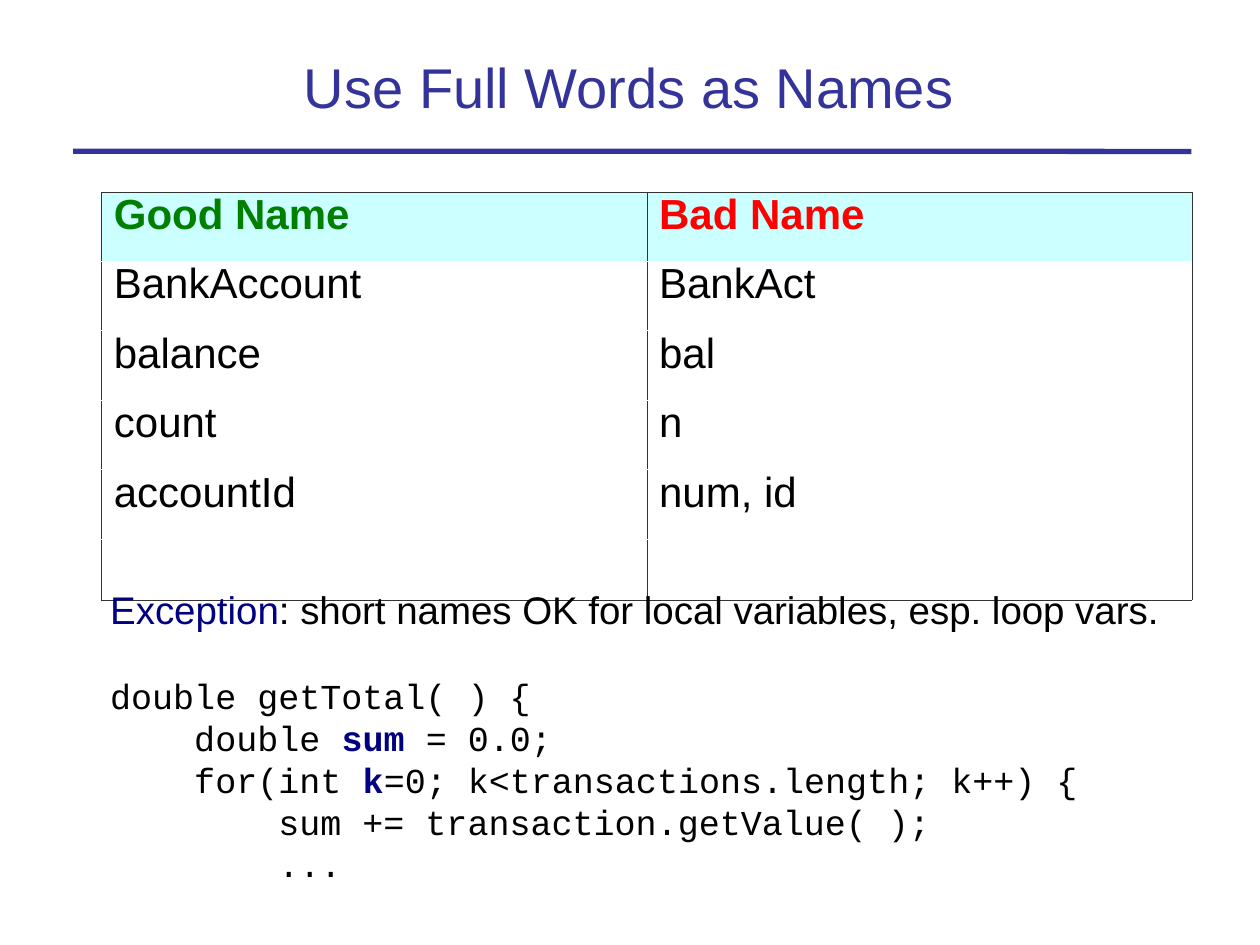
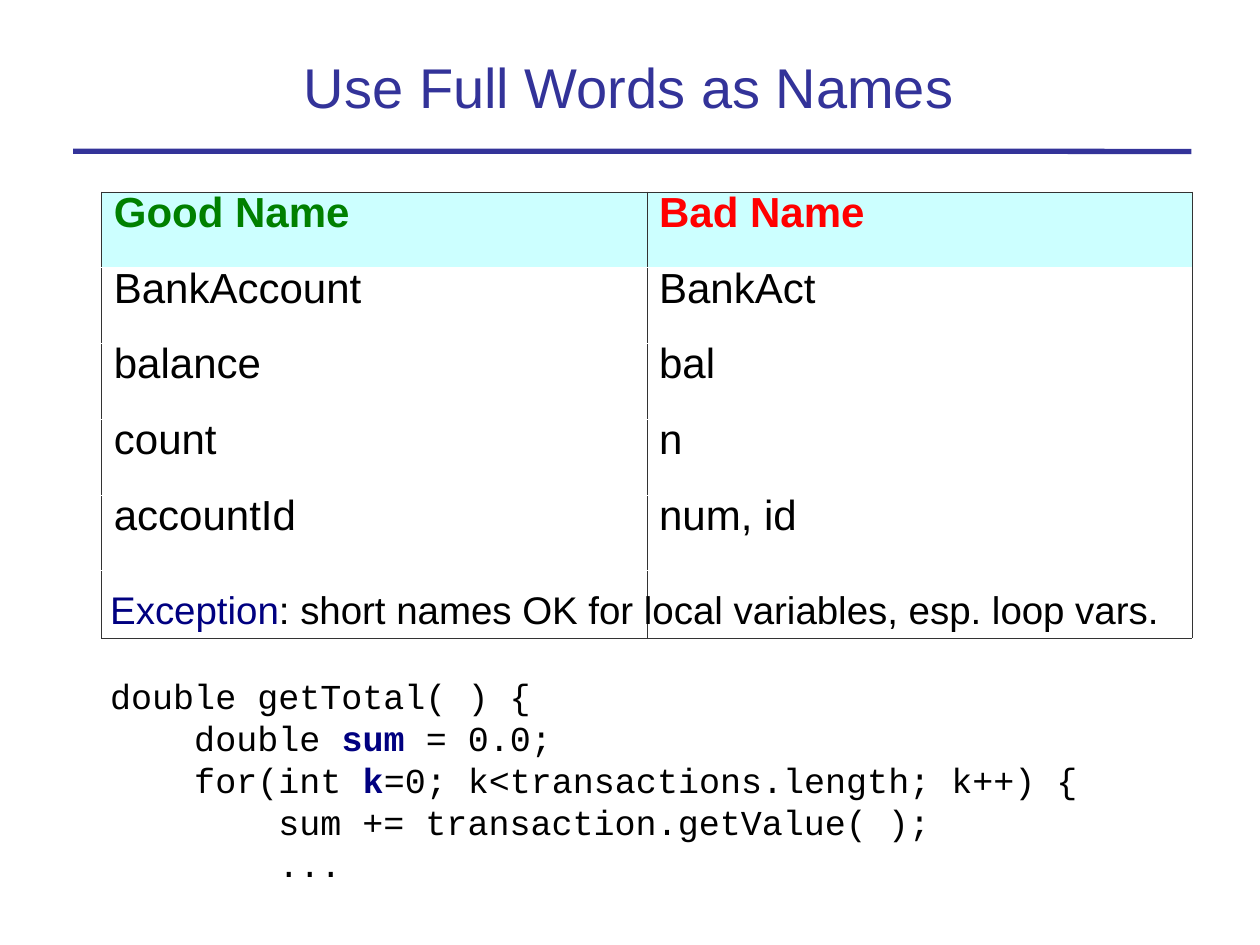
Before and after one commit to skeoop/skeoop.github.io, a slide deck: slide 5 of week1/2-Coding-Standard-and-Javadoc.ppt (slide 4 before the commit). Drawn at 1260x945 pixels with LibreOffice and Linux fonts; fonts in the diff are those of the drawing. Boxes give left, top, right and bottom in pixels: in the first picture for what was removed or moved away, otherwise in the second. Text is boxed around its words. In the diff, an @@ line names an element or a change of style, - is before the commit and + after.

```diff
--- a/week1/2-Coding-Standard-and-Javadoc.ppt
+++ b/week1/2-Coding-Standard-and-Javadoc.ppt
@@ table at <box>102,192,1193,638</box> @@
@@ line spacing 0.84 to 0.79 @@
```
Also in this commit, not shown: 2 other slides changed, 1 slide added, 1 slide removed, 3 other files.
